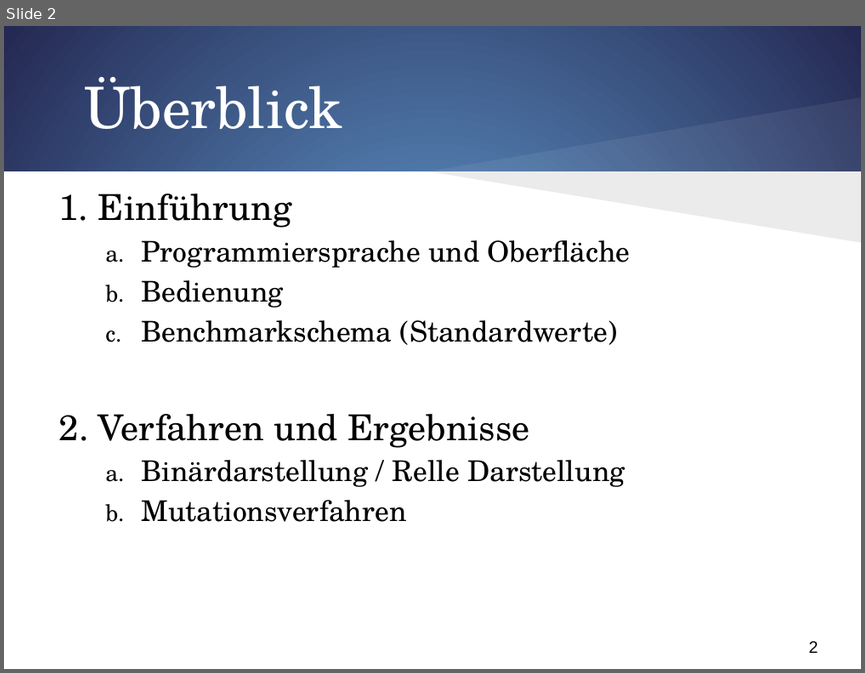
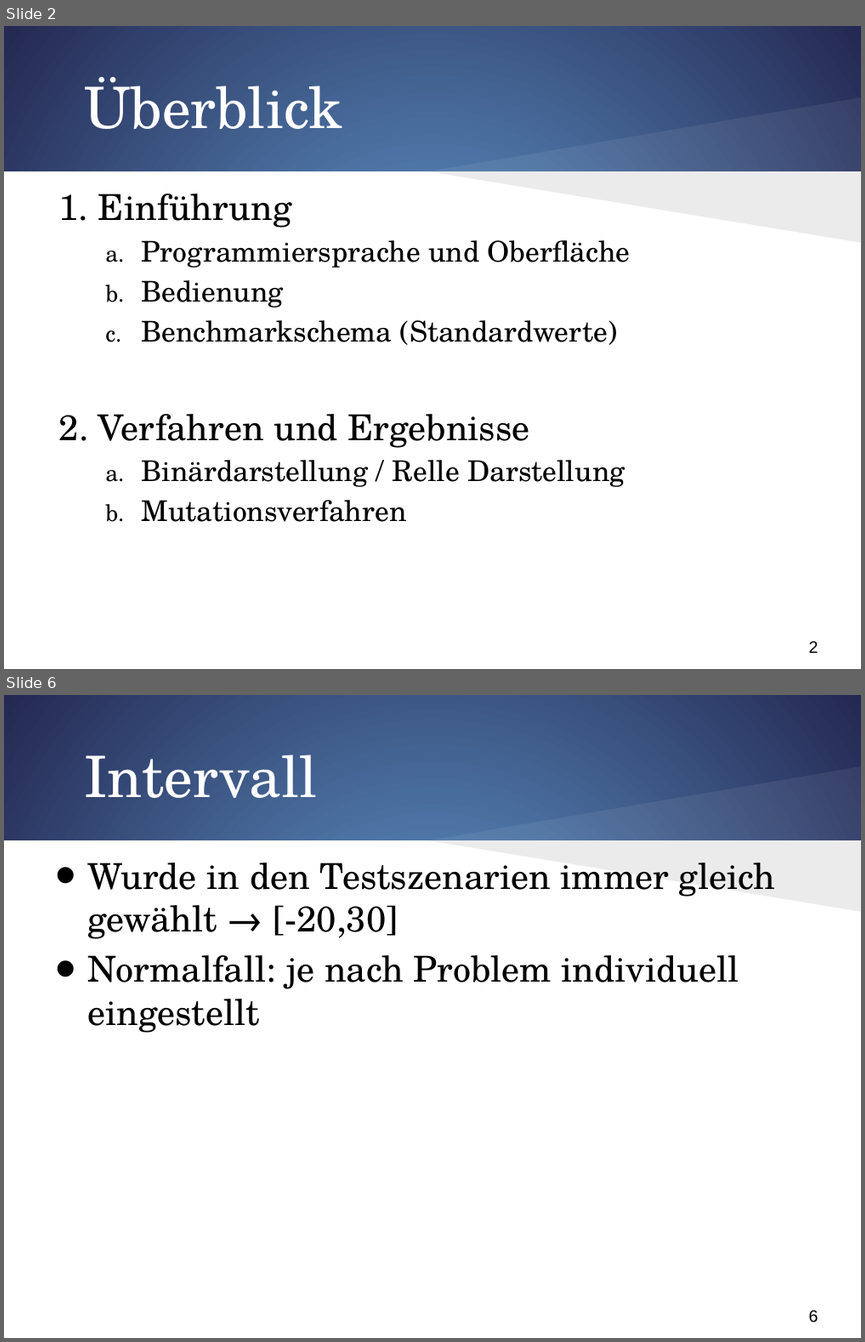
Before and after one commit to FalkoHilbert/evolotionaere-algorithmen, a slide deck: evolotionaereAlgorithmen/trunk/SystemOfEquations/Ergebnisse/Präsi/UI.pptx. Shown one above the other, each under a label of ours: slide 2 before the commit, slides 2 and 6 after it; the slides between them are not shown. The pictures are 865x673 and 865x1342 pixels, drawn with LibreOffice and Linux fonts; fonts in the diff are those of the drawing. Boxes give left, top, right and bottom in pixels: in the first picture for what was removed or moved away, otherwise in the second. Text is boxed around its words. In the diff, an @@ line names an element or a change of style, - is before the commit and + after.

```diff
--- a/evolotionaereAlgorithmen/trunk/SystemOfEquations/Ergebnisse/Präsi/UI.pptx
+++ b/evolotionaereAlgorithmen/trunk/SystemOfEquations/Ergebnisse/Präsi/UI.pptx
@@ slide 6 added at [4, 695, 861, 1338], background gradient #629DD1 to #242852; not listed: 4 template elements that a slide beside it also shows @@
@@ title added at [84, 755, 317, 798], 48 pt, text #FFFFFF @@
+Intervall
@@ text added at [87, 862, 775, 1032], 30 pt, text #000000 @@
+• Wurde in den Testszenarien immer gleich gewählt → [-20,30]
+• Normalfall: je nach Problem individuell eingestellt
```
Also in this commit, not shown: 25 other slides added, 3 other files.
